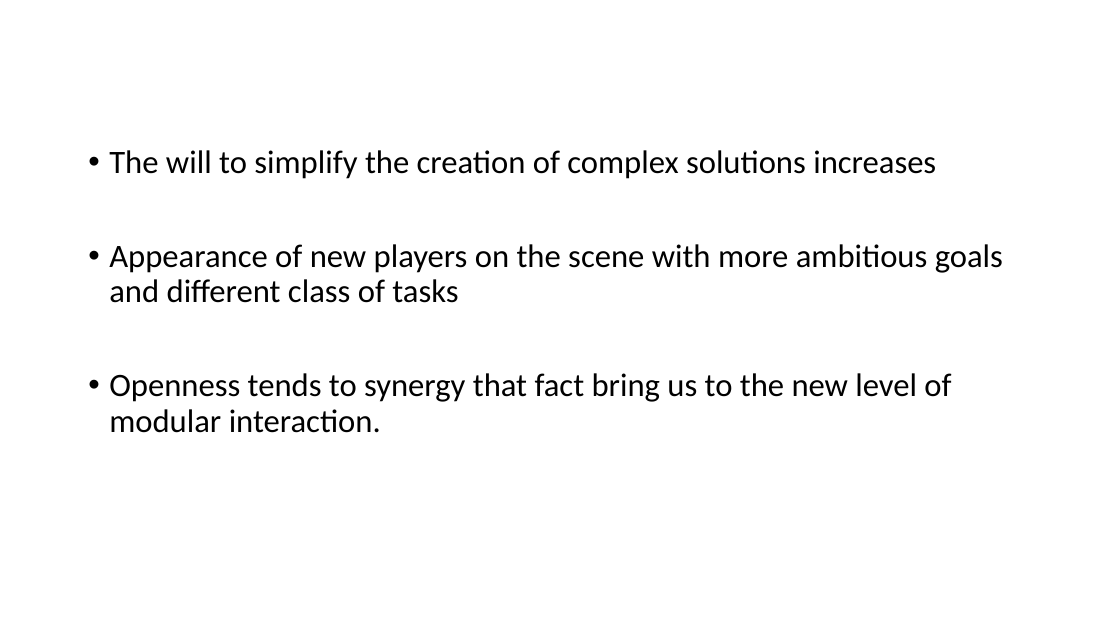
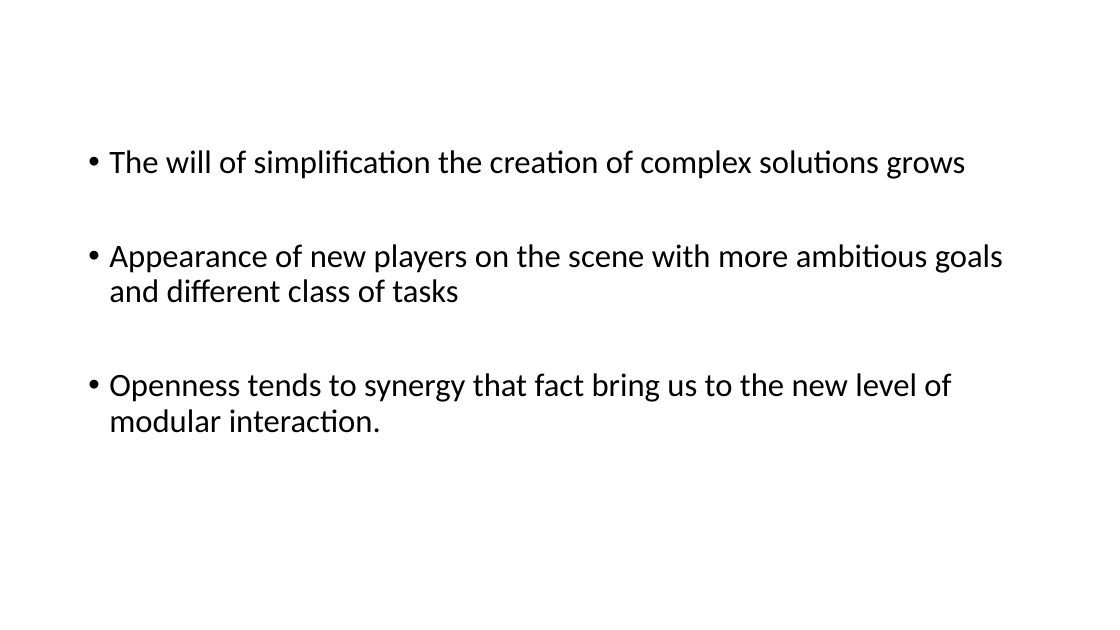
Before and after one commit to vba/presentations, a slide deck: slide 25 of 2015.js/JavaScript trends 2015.pptx. Drawn at 1120x630 pixels with LibreOffice and Linux fonts; fonts in the diff are those of the drawing. Boxes give left, top, right and bottom in pixels: in the first picture for what was removed or moved away, otherwise in the second. Text is boxed around its words. In the diff, an @@ line names an element or a change of style, - is before the commit and + after.

```diff
--- a/2015.js/JavaScript trends 2015.pptx
+++ b/2015.js/JavaScript trends 2015.pptx
@@ text at <box>109,150,965,179</box>: text changed @@
-• The will to simplify the creation of complex solutions increases
+• The will of simplification the creation of complex solutions grows
```
Also in this commit, not shown: 6 other slides changed, 19 slides added, 4 slides removed.
